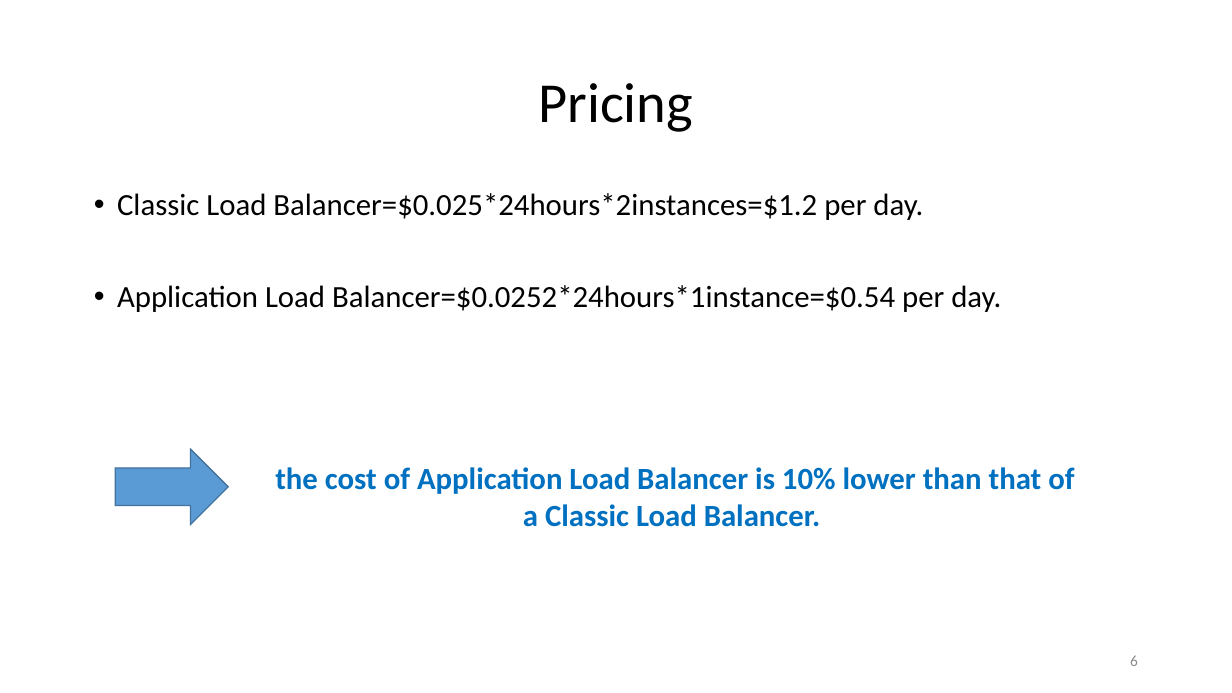
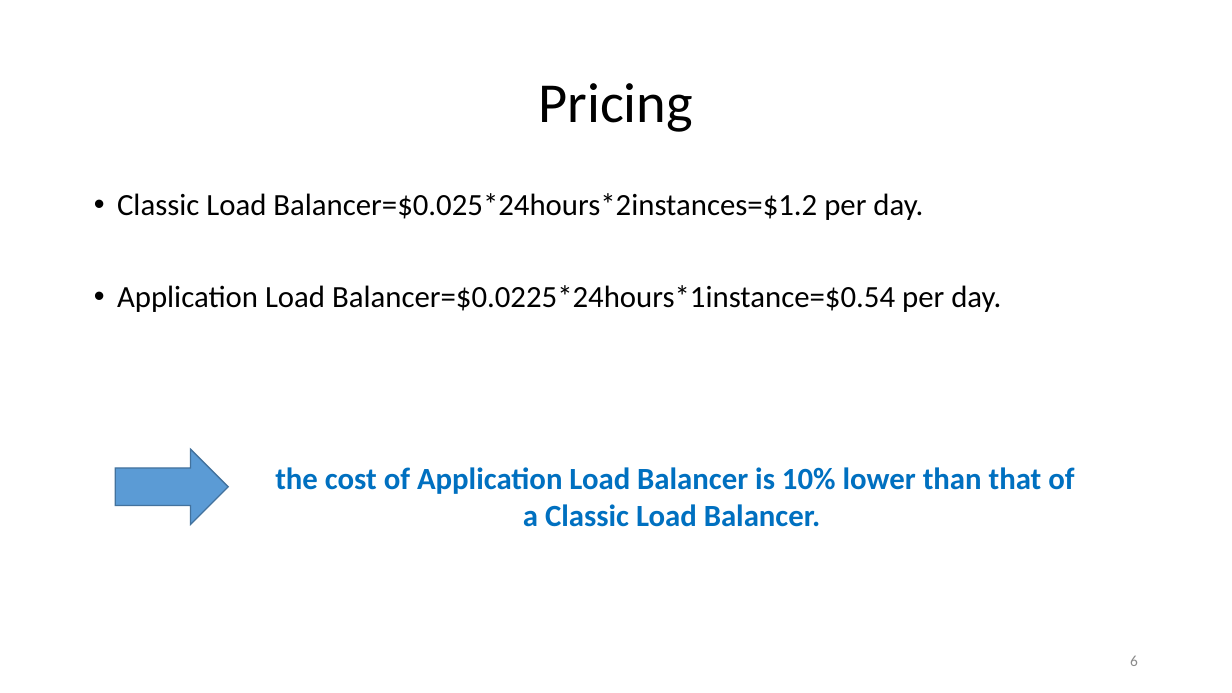
Before and after one commit to StevenJoseph19/Cloud-Computing, a slide deck: slide 6 of Day 3/Slides/4. Blue green deployment using ALB/blue-green-deployment-using-ALB-slides.pptx. Drawn at 1232x693 pixels with LibreOffice and Linux fonts; fonts in the diff are those of the drawing. Boxes give left, top, right and bottom in pixels: in the first picture for what was removed or moved away, otherwise in the second. Text is boxed around its words. In the diff, an @@ line names an element or a change of style, - is before the commit and + after.

```diff
--- a/Day 3/Slides/4. Blue green deployment using ALB/blue-green-deployment-using-ALB-slides.pptx
+++ b/Day 3/Slides/4. Blue green deployment using ALB/blue-green-deployment-using-ALB-slides.pptx
@@ text at [117,285,1001,312]: text changed @@
-• Application Load Balancer=$0.0252*24hours*1instance=$0.54 per day.
+• Application Load Balancer=$0.0225*24hours*1instance=$0.54 per day.
```
Also in this commit, not shown: 3 other files.
